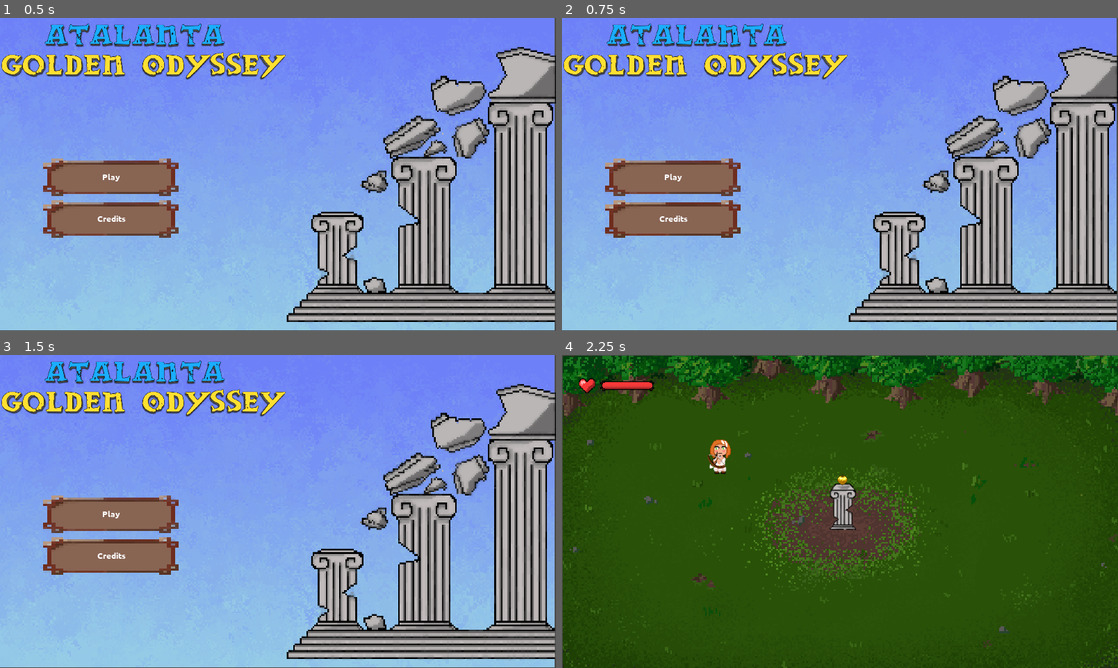
Above: before the commit, frames 1-4 (two rows, left to right).
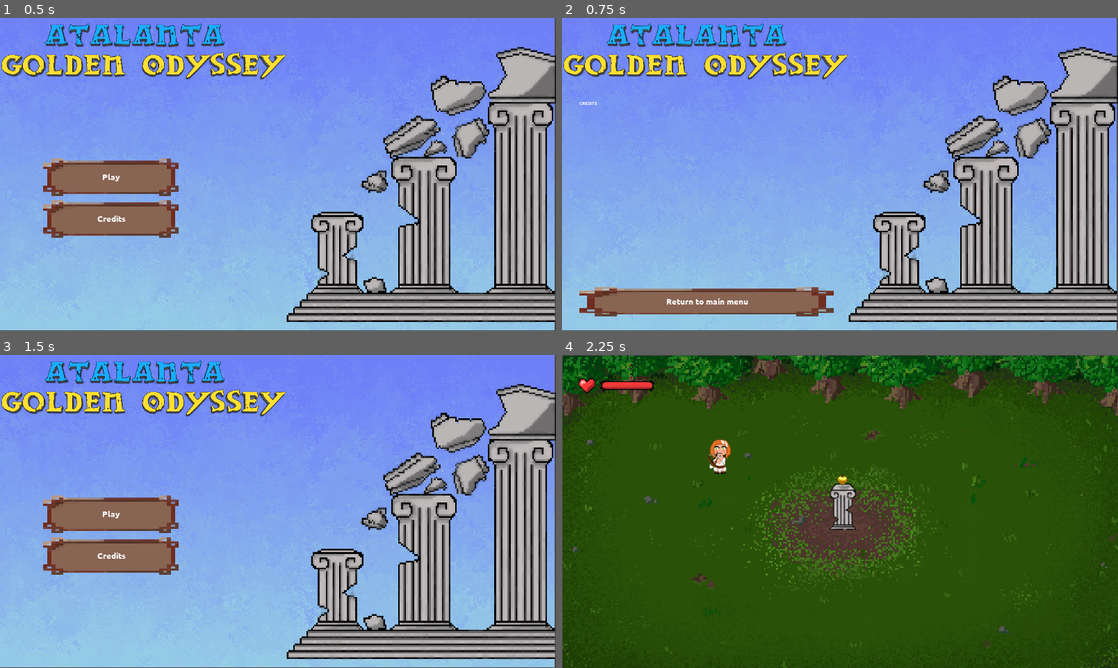
Above: after the commit, the same moments.

Repository: moisesjbc/atalanta-golden-odyssey
Game: Godot game, scene res://gui/main_menu/main_menu.tscn
Two runs of this game, one before a commit and one after it. Both use one fixed random seed, a clock stepped at 60 frames per second and the inputs below. The engine's default icon, where the game draws it, is replaced by a stand-in: a white triangle on a blue panel in a dark square.
Inputs (mouse positions are in pixels of both pictures, inside the frame that each line leads up to):
- Up to frame 1 (0.5 s): no input
- Up to frame 2 (0.75 s): click "Credits" at 0.5 s
- Up to frame 3 (1.5 s): click (144, 639) at 1.25 s, where only the run after the commit has a clickable "Return to main menu"
- Up to frame 4 (2.25 s): click "Play" at 2 s

Frame 1 is identical in both runs. In frame 2, 8.8% of the frame differs, in the area x 3-49%, y 26-96%; in frame 3, less than 0.1%; in frame 4, nothing differs.

Commit message:
Add menus flow

Diff:
--- a/godot-project/gui/button/button.tscn
+++ b/godot-project/gui/button/button.tscn
@@ -2,7 +2,7 @@
 
 [ext_resource path="res://gui/button/button.gd" type="Script" id=1]
 [ext_resource path="res://fonts/Ubuntu-B.ttf" type="DynamicFontData" id=2]
-[ext_resource path="res://gui/main_menu/boton_inicio_recortado.png" type="Texture" id=3]
+[ext_resource path="res://gui/menu_background/boton_inicio_recortado.png" type="Texture" id=3]
 
 [sub_resource type="DynamicFont" id=1]
 size = 30
--- /dev/null
+++ b/godot-project/gui/credits_menu/credits_menu.gd
@@ -0,0 +1,5 @@
+extends Node2D
+
+
+func _on_play_pressed():
+	get_tree().change_scene("res://gameplay/main_stable/main_stable.tscn")
--- /dev/null
+++ b/godot-project/gui/credits_menu/credits_menu.tscn
@@ -0,0 +1,51 @@
+[gd_scene load_steps=7 format=2]
+
+[ext_resource path="res://gui/menu_background/fondo cielo 2.png" type="Texture" id=1]
+[ext_resource path="res://gui/main_menu/pantalla inicio 2.png" type="Texture" id=2]
+[ext_resource path="res://gui/button/button.tscn" type="PackedScene" id=3]
+[ext_resource path="res://gui/main_menu/main_menu.gd" type="Script" id=4]
+[ext_resource path="res://fonts/Ubuntu-B.ttf" type="DynamicFontData" id=5]
+
+[sub_resource type="DynamicFont" id=1]
+font_data = ExtResource( 5 )
+
+[node name="main_menu" type="Node2D"]
+script = ExtResource( 4 )
+
+[node name="background" type="Sprite" parent="."]
+position = Vector2( 958, 538 )
+scale = Vector2( 5.9875, 5.98889 )
+texture = ExtResource( 1 )
+
+[node name="temple" type="Sprite" parent="."]
+position = Vector2( 1350.75, 537.75 )
+scale = Vector2( 1.10795, 1.16268 )
+texture = ExtResource( 2 )
+
+[node name="vbox_container" type="VBoxContainer" parent="."]
+margin_left = 61.0
+margin_top = 286.0
+margin_right = 938.0
+margin_bottom = 1029.0
+custom_constants/separation = 15
+
+[node name="RichTextLabel" type="RichTextLabel" parent="vbox_container"]
+margin_right = 877.0
+margin_bottom = 628.0
+rect_min_size = Vector2( 0, 200 )
+size_flags_horizontal = 3
+size_flags_vertical = 3
+custom_fonts/normal_font = SubResource( 1 )
+bbcode_enabled = true
+bbcode_text = "CREDITS"
+text = "CREDITS"
+
+[node name="return_to_main_menu" parent="vbox_container" instance=ExtResource( 3 )]
+margin_top = 643.0
+margin_right = 877.0
+margin_bottom = 743.0
+rect_min_size = Vector2( 0, 100 )
+size_flags_horizontal = 3
+text = "Return to main menu"
+
+[connection signal="pressed" from="vbox_container/return_to_main_menu" to="." method="_on_return_to_main_menu_pressed"]
--- a/godot-project/gui/main_menu/main_menu.gd
+++ b/godot-project/gui/main_menu/main_menu.gd
@@ -1,4 +1,14 @@
 extends Node2D
+
+
+
+
+func _on_return_to_main_menu_pressed():
+	get_tree().change_scene("res://gui/main_menu/main_menu.tscn")
+
+
+func _on_credits_pressed():
+	get_tree().change_scene("res://gui/credits_menu/credits_menu.tscn")
 
 
 func _on_play_pressed():
--- a/godot-project/gui/main_menu/main_menu.tscn
+++ b/godot-project/gui/main_menu/main_menu.tscn
@@ -1,22 +1,13 @@
-[gd_scene load_steps=5 format=2]
+[gd_scene load_steps=4 format=2]
 
-[ext_resource path="res://gui/main_menu/fondo cielo 2.png" type="Texture" id=1]
-[ext_resource path="res://gui/main_menu/pantalla inicio 2.png" type="Texture" id=2]
+[ext_resource path="res://gui/menu_background/menu_background.tscn" type="PackedScene" id=1]
 [ext_resource path="res://gui/button/button.tscn" type="PackedScene" id=3]
 [ext_resource path="res://gui/main_menu/main_menu.gd" type="Script" id=4]
 
 [node name="main_menu" type="Node2D"]
 script = ExtResource( 4 )
 
-[node name="background" type="Sprite" parent="."]
-position = Vector2( 958, 538 )
-scale = Vector2( 5.9875, 5.98889 )
-texture = ExtResource( 1 )
-
-[node name="temple" type="Sprite" parent="."]
-position = Vector2( 1350.75, 537.75 )
-scale = Vector2( 1.10795, 1.16268 )
-texture = ExtResource( 2 )
+[node name="menu_background" parent="." instance=ExtResource( 1 )]
 
 [node name="vbox_container" type="VBoxContainer" parent="."]
 margin_left = 150.0
@@ -40,3 +31,4 @@
 text = "Credits"
 
 [connection signal="pressed" from="vbox_container/play" to="." method="_on_play_pressed"]
+[connection signal="pressed" from="vbox_container/credits" to="." method="_on_credits_pressed"]
--- /dev/null
+++ b/godot-project/gui/menu_background/menu_background.tscn
@@ -0,0 +1,16 @@
+[gd_scene load_steps=3 format=2]
+
+[ext_resource path="res://gui/menu_background/fondo cielo 2.png" type="Texture" id=1]
+[ext_resource path="res://gui/main_menu/pantalla inicio 2.png" type="Texture" id=2]
+
+[node name="menu_background" type="Node2D"]
+
+[node name="background" type="Sprite" parent="."]
+position = Vector2( 958, 538 )
+scale = Vector2( 5.9875, 5.98889 )
+texture = ExtResource( 1 )
+
+[node name="temple" type="Sprite" parent="."]
+position = Vector2( 1350.75, 537.75 )
+scale = Vector2( 1.10795, 1.16268 )
+texture = ExtResource( 2 )
Binary file added: godot-project/gui/credits_menu/ANIMADOS/BOTON PLAY.png
Not shown, added: godot-project/gui/credits_menu/ANIMADOS/BOTON PLAY.png.import
Binary file added: godot-project/gui/credits_menu/ANIMADOS/CREDITOS.png
Not shown, added: godot-project/gui/credits_menu/ANIMADOS/CREDITOS.png.import
Binary file added: godot-project/gui/credits_menu/ANIMADOS/VOLVER AL MENU.png
Not shown, added: godot-project/gui/credits_menu/ANIMADOS/VOLVER AL MENU.png.import
Binary file added: godot-project/gui/credits_menu/Has-perdido-el-conocimie.png
Not shown, added: godot-project/gui/credits_menu/Has-perdido-el-conocimie.png.import
Binary file added: godot-project/gui/credits_menu/Play.png
Not shown, added: godot-project/gui/credits_menu/Play.png.import
Binary file added: godot-project/gui/credits_menu/Replay (3).png
Not shown, added: godot-project/gui/credits_menu/Replay (3).png.import
(and 20 more such lines)
